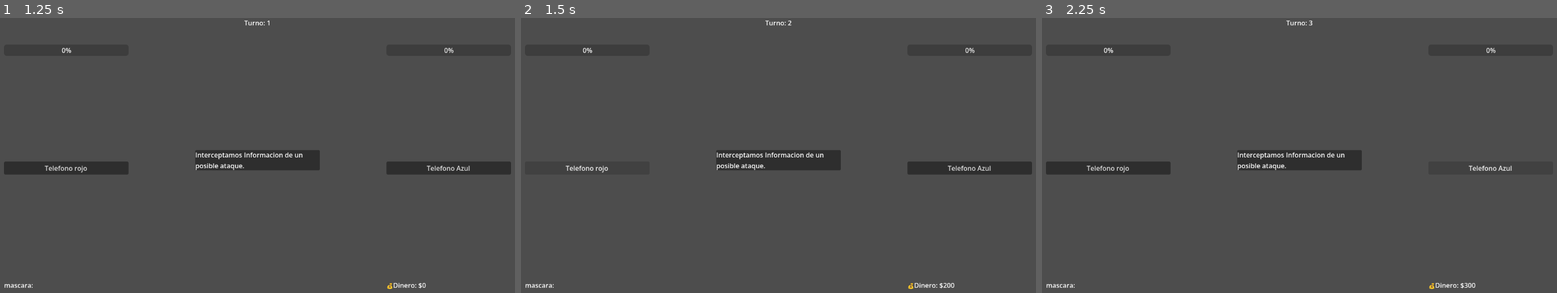
Above: before the commit, frames 1-3 (left to right).
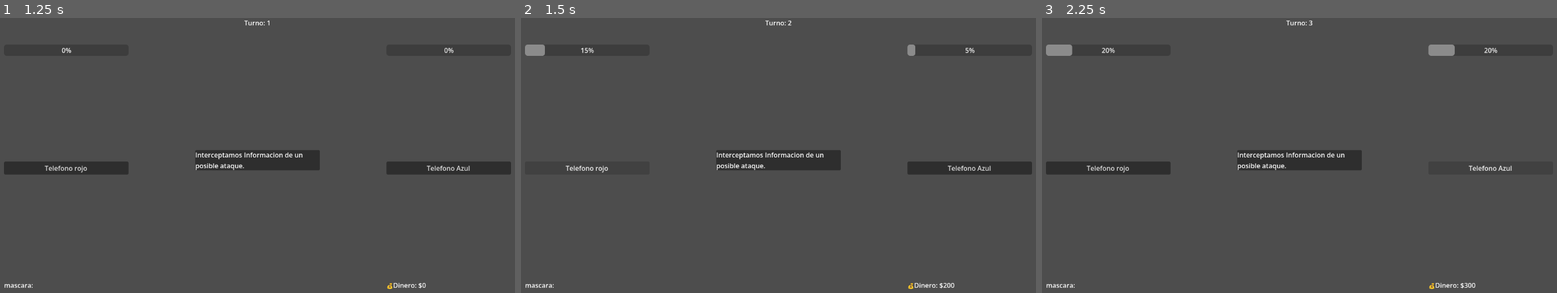
Above: after the commit, the same moments.

Repository: ktorres63/OnlyDevs-Game
Game: Godot game, scene res://scenes/main/Main.tscn
The game is run twice, just before and just after one commit, with the same random seed, the same clock (stepped at 60 frames per second) and the same inputs.
Inputs:
- Up to frame 1 (1.25 s): tap Enter at 0.5 s
- Up to frame 2 (1.5 s): click "Telefono rojo" at 1.25 s
- Up to frame 3 (2.25 s): click "Telefono Azul" at 2 s

Frame 1 is identical in both runs. In frame 2, 0.3% of the frame differs, in the area x 0-87%, y 9-14%; in frame 3, 0.5%, in the area x 0-89%, y 9-14%.

Commit message:
Fix suspicionBars

Diff:
--- a/scripts/core/GameManager.gd
+++ b/scripts/core/GameManager.gd
@@ -1,19 +1,4 @@
 extends Node
-
-#@onready var suspicion_bar_red = $HBoxContainer/VBoxContainer/SuspicionBarRed
-#@onready var suspicion_bar_blue = $HBoxContainer/VBoxContainer3/SuspicionBarBlue
-#
-#var suspicionRed := 0
-#var suspicionBlue := 0
-#
-#
-#func add_suspicionBlue(amount: int):
-#	suspicionBlue = clamp(suspicionBlue + amount, 0,100)
-#	suspicion_bar_blue.value = suspicionBlue
-#
-#func add_suspicionRed(amount: int):
-#	suspicionRed = clamp(suspicionRed + amount, 0,100)
-#	suspicion_bar_red.value = suspicionRed
 
 const MAX_TURNOS: int = 24
 const OBJETIVO_DINERO: int = 1000
--- a/scripts/ui/Main.gd
+++ b/scripts/ui/Main.gd
@@ -13,17 +13,19 @@
 # Called when the node enters the scene tree for the first time.
 func _ready() -> void:
 	game_manager.evento_cambiado.connect(mostrar_evento)
+	game_manager.stats_actualizados.connect(_on_stats_actualizados)
 	game_manager.start_game()
-	actualizar_hud()
-
 
 func mostrar_evento(evento) -> void:
 	event_text.text = evento.texto
-	actualizar_hud()
 
-func actualizar_hud():
-	money_label.text = "💰Dinero: $" + str(GameState.dinero)
-	turn_label.text = "Turno: " + str(GameState.turno)
+
+func _on_stats_actualizados(dinero, turno, sospecha_imperio, sospecha_resistencia):
+	money_label.text = "💰Dinero: $" + str(dinero)
+	turn_label.text = "Turno: " + str(turno)
+
+	suspicion_bar_red.value = sospecha_imperio
+	suspicion_bar_blue.value = sospecha_resistencia
 
 func _on_phone_red_pressed():
 	game_manager.elegir_opcion("Imperio")
